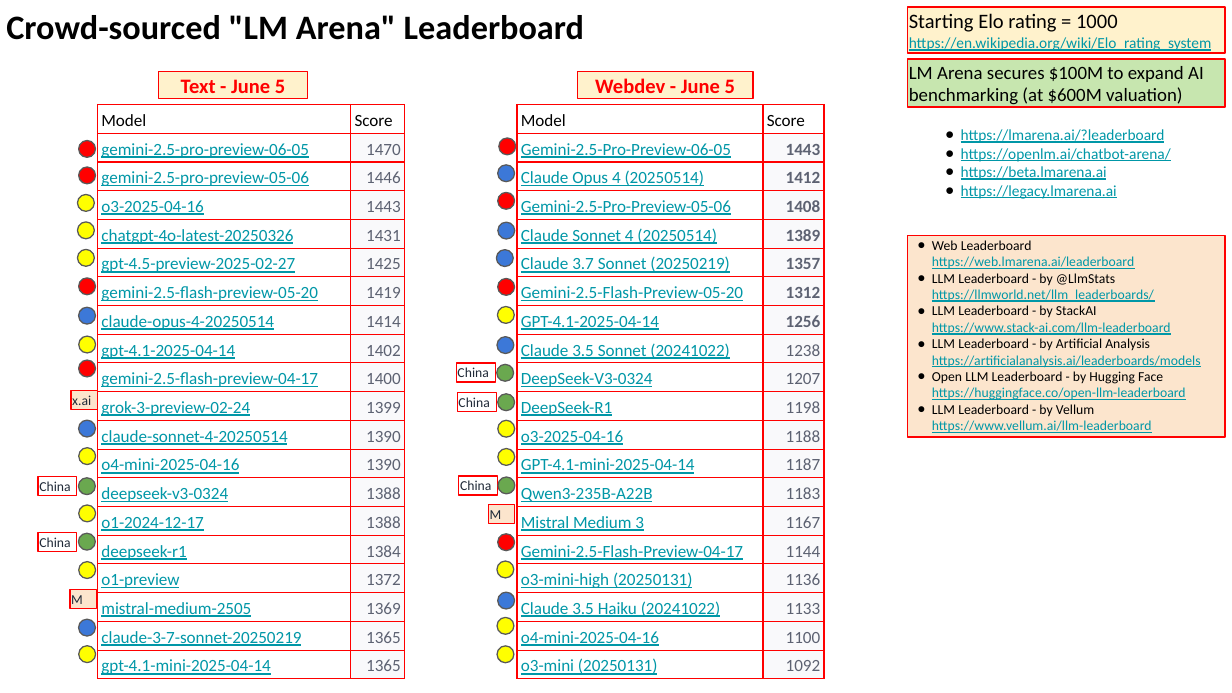
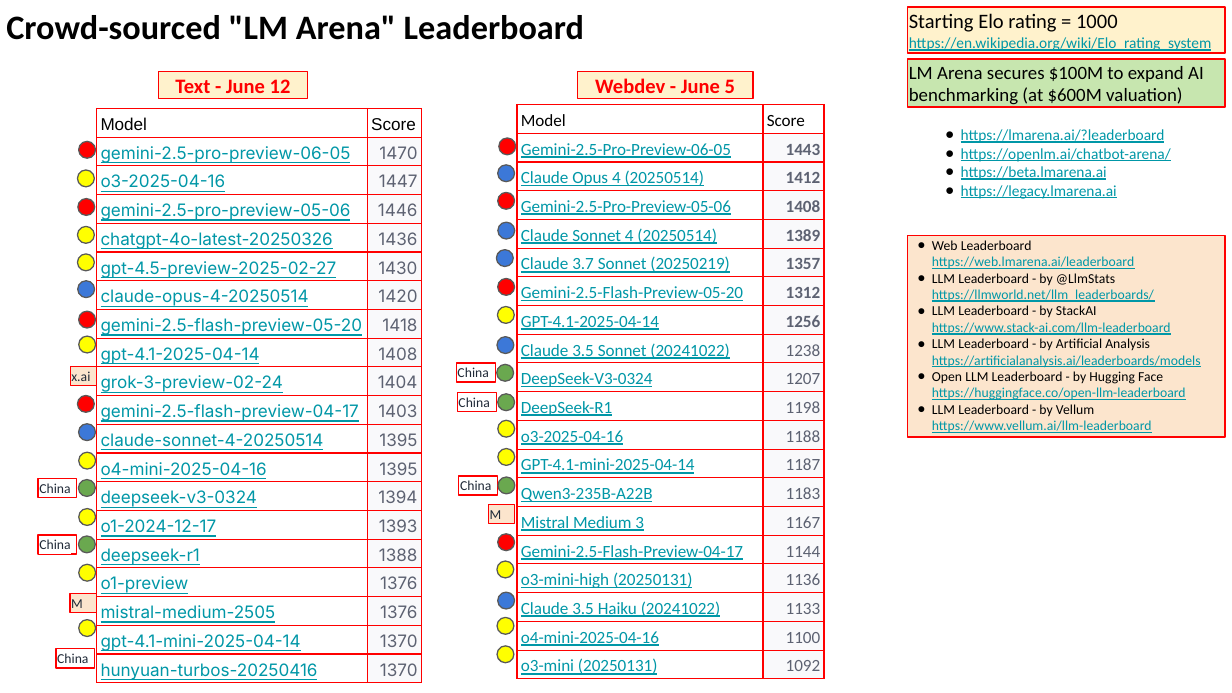
Before and after one commit to lselector/seminar, a slide deck: slide 2 of 2025/2025-06-13-AI-Updates.pptx. Drawn at 1232x693 pixels with LibreOffice and Linux fonts; fonts in the diff are those of the drawing. Boxes give left, top, right and bottom in pixels: in the first picture for what was removed or moved away, otherwise in the second. Text is boxed around its words. In the diff, an @@ line names an element or a change of style, - is before the commit and + after.

Commit message:
update

```diff
--- a/2025/2025-06-13-AI-Updates.pptx
+++ b/2025/2025-06-13-AI-Updates.pptx
@@ text in rectangle at (x1=175, y1=79, x2=291, y2=99): text changed @@
-Text - June 5
+Text - June 12
@@ table at (x1=96, y1=108, x2=421, y2=684) @@
+row 3: o3-2025-04-16 | 1447
-row 4: o3-2025-04-16 | 1443
-row 5: chatgpt-4o-latest-20250326 | 1431
-row 6: gpt-4.5-preview-2025-02-27 | 1425
-row 7: gemini-2.5-flash-preview-05-20 | 1419
-row 8: claude-opus-4-20250514 | 1414
-row 9: gpt-4.1-2025-04-14 | 1402
-row 10: gemini-2.5-flash-preview-04-17 | 1400
-row 11: grok-3-preview-02-24 | 1399
-row 12: claude-sonnet-4-20250514 | 1390
-row 13: o4-mini-2025-04-16 | 1390
-row 14: deepseek-v3-0324 | 1388
-row 15: o1-2024-12-17 | 1388
-row 16: deepseek-r1 | 1384
-row 17: o1-preview | 1372
-row 18: mistral-medium-2505 | 1369
-row 19: claude-3-7-sonnet-20250219 | 1365
-row 20: gpt-4.1-mini-2025-04-14 | 1365
+row 5: chatgpt-4o-latest-20250326 | 1436
+row 6: gpt-4.5-preview-2025-02-27 | 1430
+row 7: claude-opus-4-20250514 | 1420
+row 8: gemini-2.5-flash-preview-05-20 | 1418
+row 9: gpt-4.1-2025-04-14 | 1408
+row 10: grok-3-preview-02-24 | 1404
+row 11: gemini-2.5-flash-preview-04-17 | 1403
+row 12: claude-sonnet-4-20250514 | 1395
+row 13: o4-mini-2025-04-16 | 1395
+row 14: deepseek-v3-0324 | 1394
+row 15: o1-2024-12-17 | 1393
+row 16: deepseek-r1 | 1388
+row 17: o1-preview | 1376
+row 18: mistral-medium-2505 | 1376
+row 19: gpt-4.1-mini-2025-04-14 | 1370
+row 20: hunyuan-turbos-20250416 | 1370
@@ font Calibri to Arial in "Model", "Score" @@
@@ font Calibri to Inter in "gemini-2.5-pro-preview-06-05", "1470", "chatgpt-4o-latest-20250326", "gpt-4.5-preview-2025-02-27" and 8 more places @@
@@ table resized from (x1=97, y1=105, x2=405, y2=679) to (x1=96, y1=108, x2=421, y2=684) @@
@@ ellipse moved from (x1=78, y1=195, x2=95, y2=212) to (x1=78, y1=170, x2=95, y2=187) @@
@@ ellipse added at (x1=78, y1=198, x2=95, y2=216), fill #FF0000, outline #595959 0.75 pt @@
@@ 4 ellipses moved together from (x1=79, y1=168, x2=96, y2=579) to (x1=78, y1=227, x2=96, y2=637) @@
@@ ellipse at (x1=78, y1=227, x2=95, y2=244): fill #FF0000 to #FFFF00 @@
@@ ellipse moved from (x1=78, y1=222, x2=95, y2=239) to (x1=78, y1=254, x2=95, y2=271) @@
@@ ellipse at (x1=78, y1=281, x2=95, y2=298): fill #FF0000 to #3C78D8 @@
@@ ellipse moved from (x1=78, y1=249, x2=95, y2=266) to (x1=79, y1=312, x2=96, y2=329) @@
@@ ellipse at (x1=79, y1=312, x2=96, y2=329): fill #FFFF00 to #FF0000 @@
@@ rectangle "x.ai" moved from (x1=71, y1=391, x2=97, y2=409) to (x1=70, y1=367, x2=96, y2=386) @@
@@ ellipse moved from (x1=79, y1=360, x2=96, y2=377) to (x1=78, y1=395, x2=95, y2=413) @@
@@ ellipse moved from (x1=79, y1=307, x2=96, y2=324) to (x1=79, y1=424, x2=96, y2=441) @@
@@ ellipse moved from (x1=79, y1=420, x2=96, y2=437) to (x1=79, y1=452, x2=96, y2=469) @@
@@ ellipse at (x1=79, y1=452, x2=96, y2=469): fill #3C78D8 to #FFFF00 @@
@@ rectangle "M" moved from (x1=70, y1=589, x2=96, y2=607) to (x1=70, y1=594, x2=96, y2=612) @@
@@ ellipse removed at (x1=79, y1=620, x2=96, y2=637) @@
@@ rectangle added at (x1=55, y1=649, x2=94, y2=668), outline #FF0000 0.75 pt, 8 pt, text #1F2937 @@
+China
@@ ellipse removed at (x1=79, y1=646, x2=96, y2=663) @@
```
Also in this commit, not shown: 10 other slides changed, 4 slides added.
